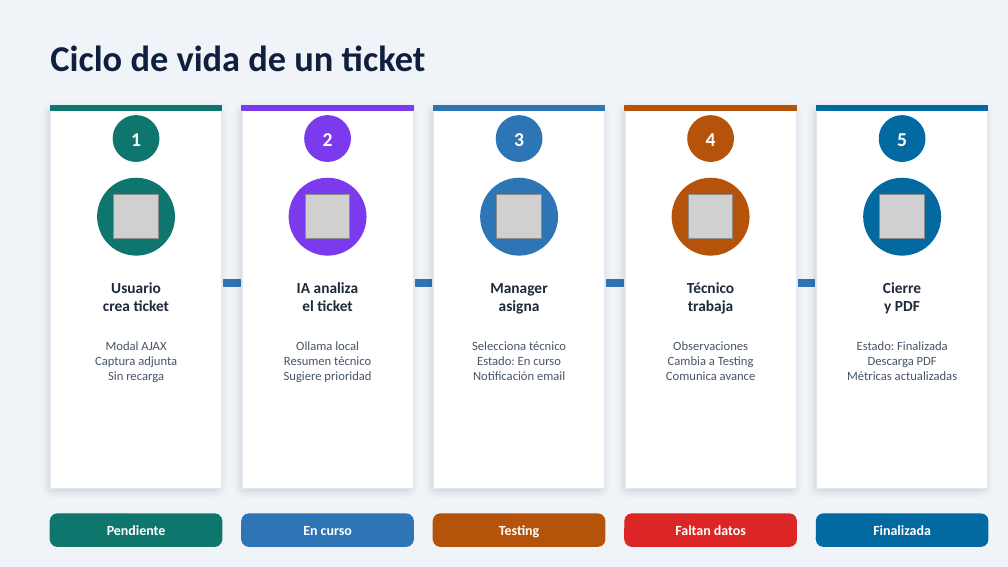
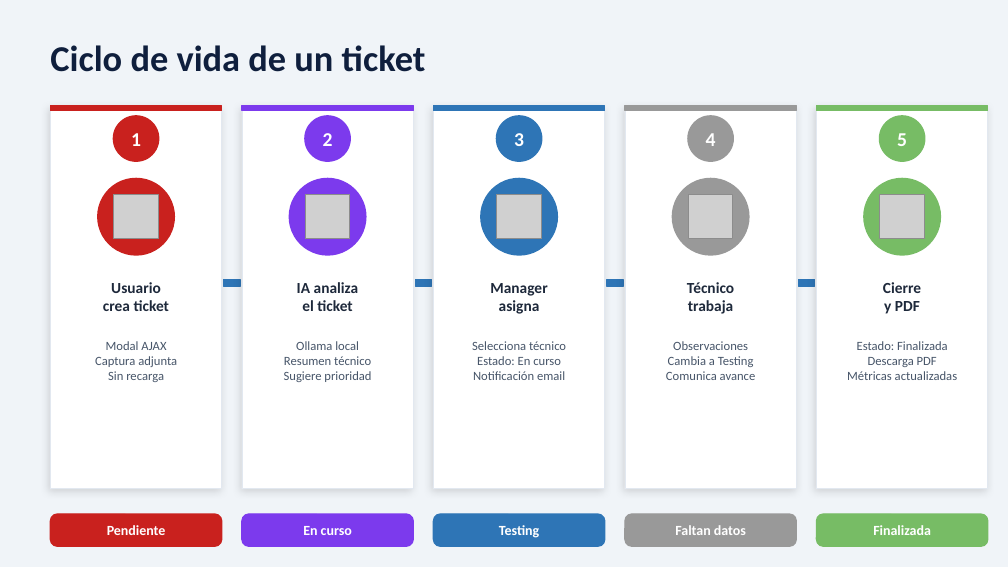
Before and after one commit to imartor99/IMTracker-ProyectoINTEGRADO-IgnacioMT, a slide deck: slide 19 of docs_requerida/IMTracker_Presentacion.odp (slide 17 before the commit). Drawn at 1008x567 pixels with LibreOffice and Linux fonts; fonts in the diff are those of the drawing; grey boxes stand for pictures. Boxes give left, top, right and bottom in pixels: in the first picture for what was removed or moved away, otherwise in the second. Text is boxed around its words. In the diff, an @@ line names an element or a change of style, - is before the commit and + after.

```diff
--- a/docs_requerida/IMTracker_Presentacion.odp
+++ b/docs_requerida/IMTracker_Presentacion.odp
@@ fill #B45309 to #999999; outline #B45309 0.99 pt to #999999 0.99 pt in 3 elements at <box>625,106,796,111</box>, <box>688,116,734,161</box>, <box>672,178,749,255</box> @@
@@ fill #0F766E to #C9211E; outline #0F766E 0.99 pt to #C9211E 0.99 pt in 4 elements at <box>50,106,222,111</box>, <box>114,116,159,161</box>, <box>98,178,174,255</box>, <box>50,514,222,546</box> @@
@@ rounded rectangle at <box>242,514,413,546</box>: fill #2E75B6 to #7C3AED; outline #2E75B6 0.99 pt to #7C3AED 0.99 pt @@
@@ rounded rectangle at <box>433,514,605,546</box>: fill #B45309 to #2E75B6; outline #B45309 0.99 pt to #2E75B6 0.99 pt @@
@@ rounded rectangle at <box>625,514,796,546</box>: fill #DC2626 to #999999; outline #DC2626 0.99 pt to #999999 0.99 pt @@
@@ fill #0369A1 to #77BC65; outline #0369A1 0.99 pt to #77BC65 0.99 pt in 4 elements at <box>816,106,988,111</box>, <box>880,116,925,161</box>, <box>864,178,940,255</box>, <box>816,514,988,546</box> @@
```
Also in this commit, not shown: 16 other slides changed, 2 slides added, 2 other files.
